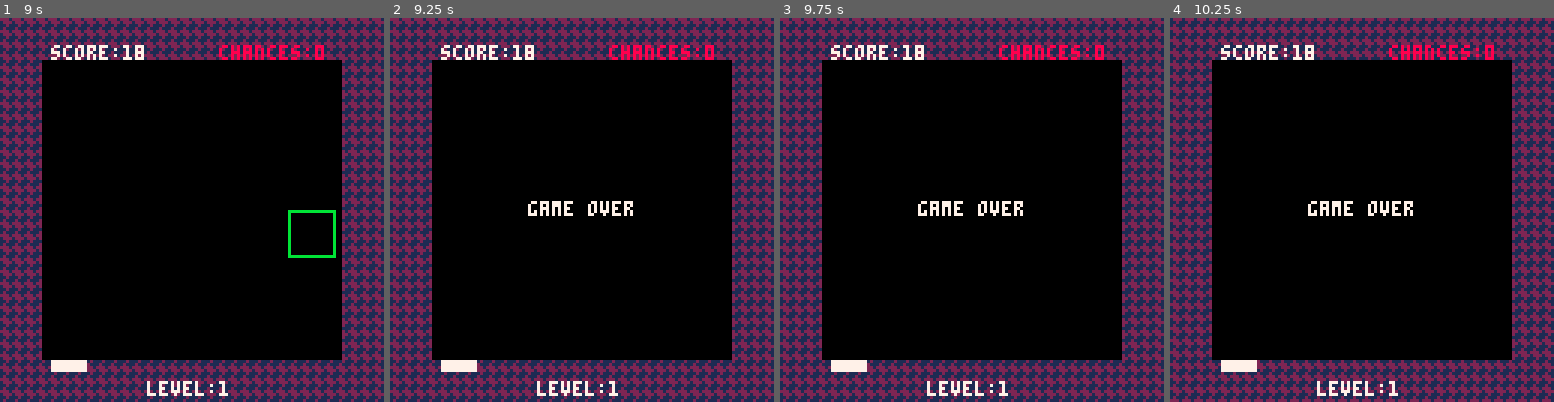
Above: before the commit, frames 1-4 (left to right).
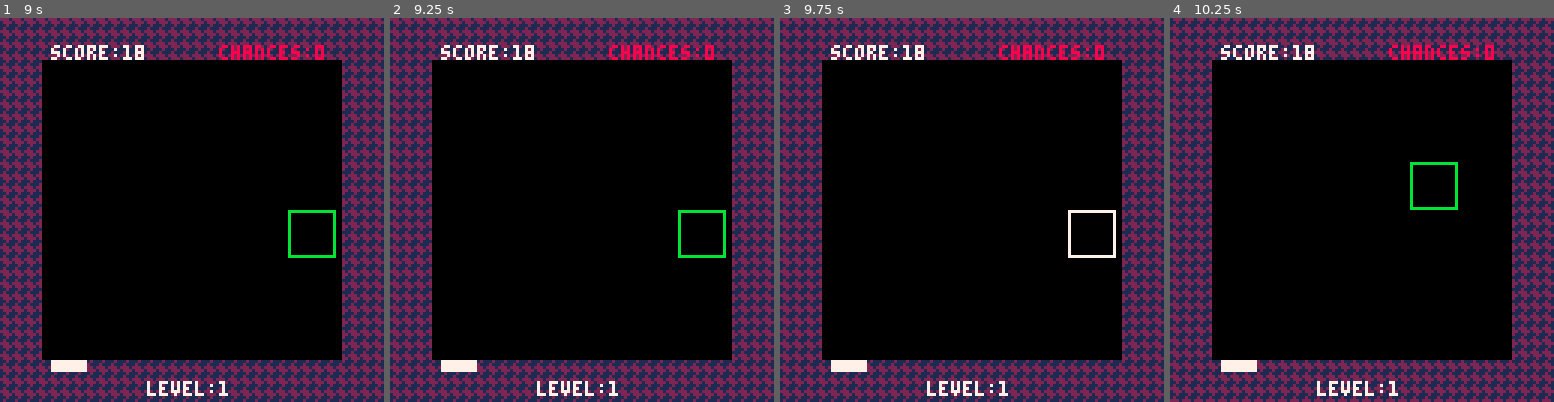
Above: after the commit, the same moments.

Repository: vm70/stratagem
Game: PICO-8 cartridge src/main.p8
Two runs of this game, one before a commit and one after it. Both use one fixed random seed, a clock stepped at 60 frames per second and the inputs below.
Inputs:
- Up to frame 1 (9 s): tap X (X key) at 0.33, 1.07, 1.85, 2.97, 4.08, 5.2, 6.32, 7.43, 8.55 s; tap O (Z key) at 0.7, 1.7, 2.1, 2.5, 2.9, 3.3, 3.7, 4.1, 4.5, 4.9, 5.3, 5.7, 6.1, 6.5, 6.9, 7.3, 7.7, 8.1, 8.5, 8.9 s; hold Right 1.6-2.1 s; hold Up 2.15-2.42 s; hold Right 2.47-3.03 s; hold Left 3.08-3.58 s; hold Down 3.63-3.97 s; hold Right 4.02-4.68 s; hold Up 4.73-5.03 s; hold Left 5.08-5.68 s; hold Down 5.73-6.03 s; hold Right 6.08-6.58 s; hold Right 6.63-7.13 s; hold Up 7.18-7.45 s; hold Right 7.5-8.07 s; hold Left 8.12-8.62 s; hold Down from 8.67 s (still down)
- Up to frame 2 (9.25 s): release Down at 9 s; hold Right from 9.05 s (still down)
- Up to frame 3 (9.75 s): tap O (Z key) at 9.3, 9.7 s; tap X (X key) at 9.67 s; release Right at 9.72 s
- Up to frame 4 (10.25 s): hold Up 9.77-10.07 s; tap O (Z key) at 10.1 s; hold Left from 10.12 s (still down)

Frame 1 is identical in both runs. In frame 2, 0.9% of the frame differs, in the area x 35-88%, y 47-63%; in frame 3, 0.9%; in frame 4, 0.9%.

Commit message:
Split `UpdateGridCursor` into separate functions
This technically is issue #17, but fixing it is part of issue #34.

Diff:
--- a/src/main.lua
+++ b/src/main.lua
@@ -7,11 +7,6 @@
 	minor = 3,
 	patch = 0,
 }
-
----@alias Coords {x: integer, y: integer}
----@alias HighScore {initials: string, score: integer}
----@alias Match {move_score: integer, x: integer, y: integer, color: integer}
----@alias Player {grid_cursor: Coords, score: integer, init_level_score: integer, level_threshold: integer, level: integer, chances: integer, combo: integer, last_match: Match, letter_ids: integer[], placement: integer | nil, score_cursor: ScorePositions}
 
 ---@enum States
 STATES = {
@@ -280,28 +275,8 @@
 	return visited
 end
 
---- Do all cursor updating actions (during gameplay)
-function UpdateGridCursor()
-	if CartState == STATES.swap_select then
-		-- player has chosen to swap gems
-		if btnp(0) and Player.grid_cursor.x > 1 then
-			-- swap left
-			SwapGems(Player.grid_cursor, { y = Player.grid_cursor.y, x = Player.grid_cursor.x - 1 })
-		elseif btnp(1) and Player.grid_cursor.x < 6 then
-			-- swap right
-			SwapGems(Player.grid_cursor, { y = Player.grid_cursor.y, x = Player.grid_cursor.x + 1 })
-		elseif btnp(2) and Player.grid_cursor.y > 1 then
-			-- swap up
-			SwapGems(Player.grid_cursor, { y = Player.grid_cursor.y - 1, x = Player.grid_cursor.x })
-		elseif btnp(3) and Player.grid_cursor.y < 6 then
-			-- swap down
-			SwapGems(Player.grid_cursor, { y = Player.grid_cursor.y + 1, x = Player.grid_cursor.x })
-		end
-		if btnp(0) or btnp(1) or btnp(2) or btnp(3) then
-			CartState = STATES.player_matching
-		end
-	end
-	-- move the cursor around the grid while swapping or idle
+-- do all actions for moving the grid cursor
+function MoveGridCursor()
 	if btnp(0) and Player.grid_cursor.x > 1 then
 		-- move left
 		Player.grid_cursor.x = Player.grid_cursor.x - 1
@@ -315,14 +290,27 @@
 		-- move down
 		Player.grid_cursor.y = Player.grid_cursor.y + 1
 	end
-	-- idle <-> swapping
-	if (btnp(4) or btnp(5)) and CartState == STATES.game_idle then
-		-- idle to swapping
-		CartState = STATES.swap_select
-	elseif (btnp(4) or btnp(5)) and CartState == STATES.swap_select then
-		-- swapping to idle
-		CartState = STATES.game_idle
-	end
+end
+
+-- do all actions for selecting which gem to swap
+---@return Coords | nil # which gem was chosen to swap with the player's cursor
+function SelectSwapping()
+	---@type Coords | nil
+	local swapping_gem = nil
+	if btnp(0) and Player.grid_cursor.x > 1 then
+		-- swap left
+		swapping_gem = { y = Player.grid_cursor.y, x = Player.grid_cursor.x - 1 }
+	elseif btnp(1) and Player.grid_cursor.x < 6 then
+		-- swap right
+		swapping_gem = { y = Player.grid_cursor.y, x = Player.grid_cursor.x + 1 }
+	elseif btnp(2) and Player.grid_cursor.y > 1 then
+		-- swap up
+		swapping_gem = { y = Player.grid_cursor.y - 1, x = Player.grid_cursor.x }
+	elseif btnp(3) and Player.grid_cursor.y < 6 then
+		-- swap down
+		swapping_gem = { y = Player.grid_cursor.y + 1, x = Player.grid_cursor.x }
+	end
+	return swapping_gem
 end
 
 --- Cycle through the initials' indices.
@@ -710,18 +698,27 @@
 			end
 		end
 	elseif CartState == STATES.game_idle then
-		UpdateGridCursor()
-		if Player.score >= Player.level_threshold then
-			FrameCounter = 0
-			CartState = STATES.level_up
-		elseif Player.chances == -1 then
+		MoveGridCursor()
+		if Player.chances == -1 then
 			Player.chances = 0
 			music(0)
 			FrameCounter = 0
 			CartState = STATES.game_over
+		elseif Player.score >= Player.level_threshold then
+			FrameCounter = 0
+			CartState = STATES.level_up
+		elseif btnp(4) or btnp(5) then
+			CartState = STATES.swap_select
 		end
 	elseif CartState == STATES.swap_select then
-		UpdateGridCursor()
+		local swapping_gem = SelectSwapping()
+		if btnp(4) or btnp(5) then
+			CartState = STATES.game_idle
+		elseif swapping_gem ~= nil then
+			SwapGems(Player.grid_cursor, swapping_gem)
+			Player.grid_cursor = swapping_gem
+			CartState = STATES.player_matching
+		end
 	elseif CartState == STATES.player_matching then
 		if ClearGridMatches(true) then
 			FrameCounter = 0
